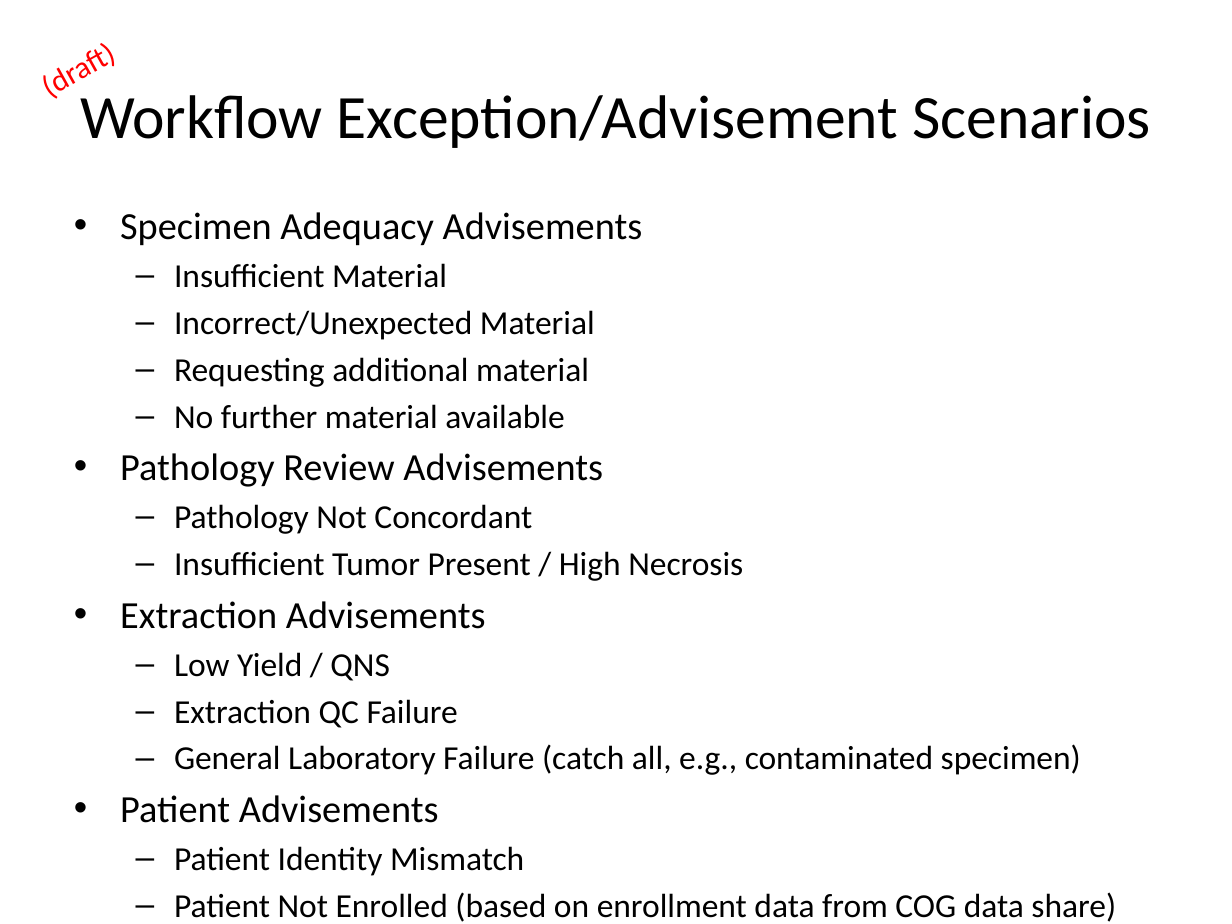
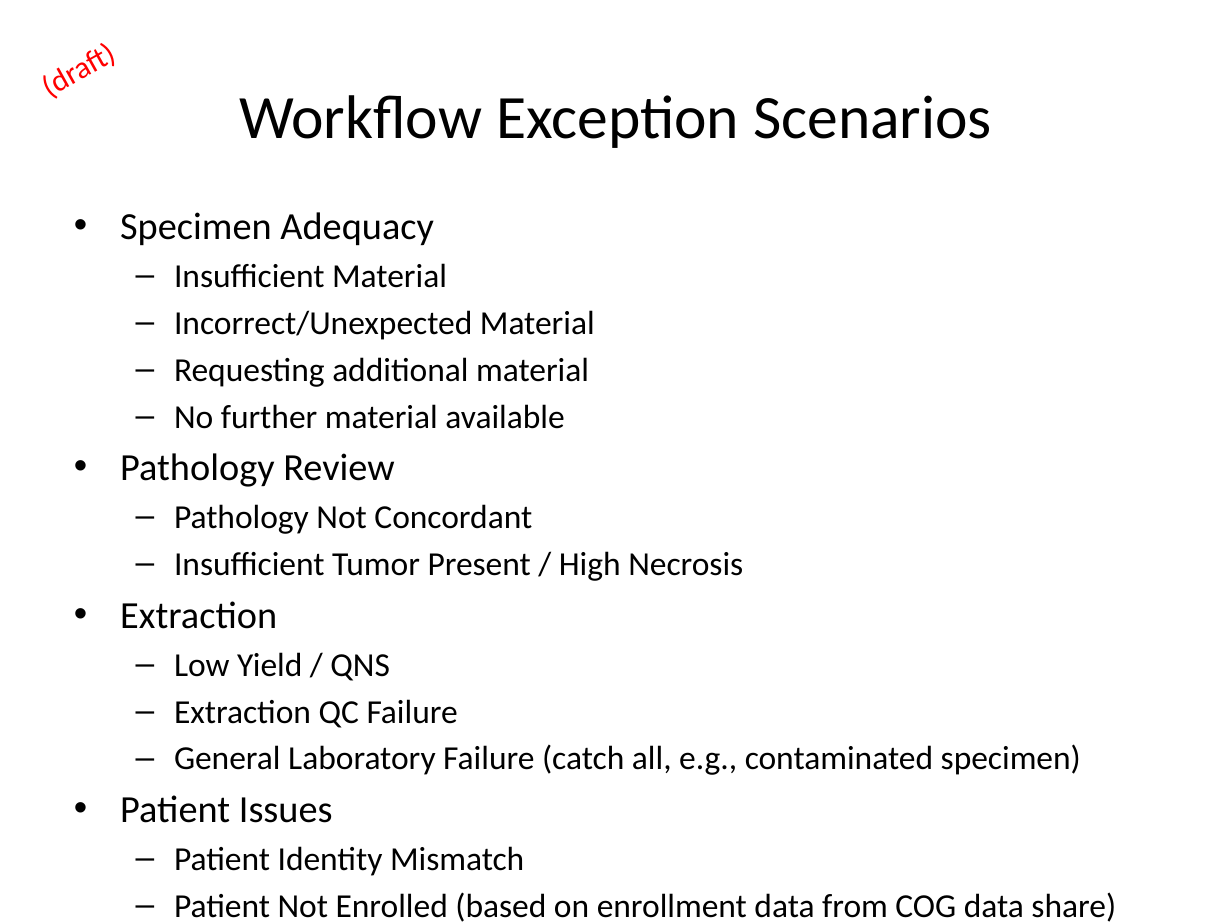
Before and after one commit to NCH-BPC-Informatics/pedmatch-arch-docs, a slide deck: slide 11 of NCH-PEDMATCH - Integration Walkthrough.pptx. Drawn at 1232x924 pixels with LibreOffice and Linux fonts; fonts in the diff are those of the drawing. Boxes give left, top, right and bottom in pixels: in the first picture for what was removed or moved away, otherwise in the second. Text is boxed around its words. In the diff, an @@ line names an element or a change of style, - is before the commit and + after.

```diff
--- a/NCH-PEDMATCH - Integration Walkthrough.pptx
+++ b/NCH-PEDMATCH - Integration Walkthrough.pptx
@@ title at (x1=239, y1=95, x2=992, y2=148): text changed @@
-Workflow Exception/Advisement Scenarios
+Workflow Exception Scenarios
@@ text at (x1=120, y1=212, x2=433, y2=246): text changed @@
-• Specimen Adequacy Advisements
+• Specimen Adequacy
@@ text at (x1=120, y1=453, x2=394, y2=487): text changed @@
-• Pathology Review Advisements
+• Pathology Review
@@ text at (x1=120, y1=601, x2=277, y2=629): text changed @@
-• Extraction Advisements
+• Extraction
@@ text at (x1=120, y1=795, x2=333, y2=823): text changed @@
-• Patient Advisements
+• Patient Issues
```
Also in this commit, not shown: 1 other file.
